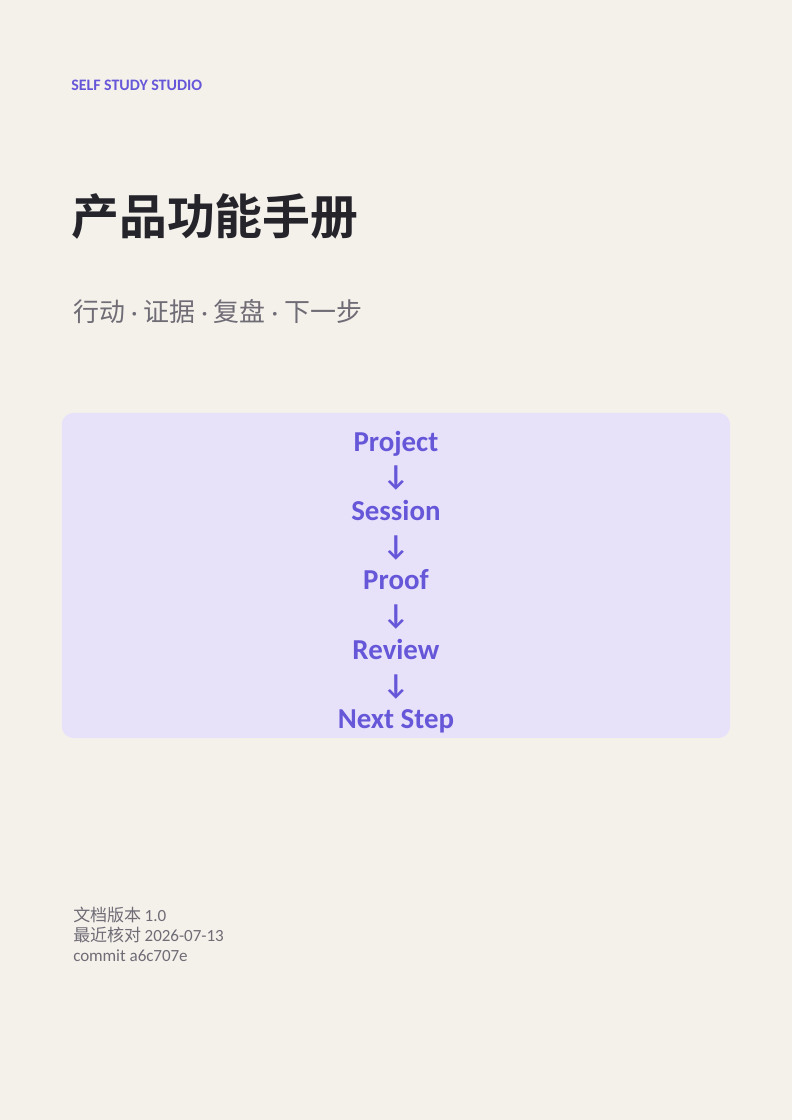
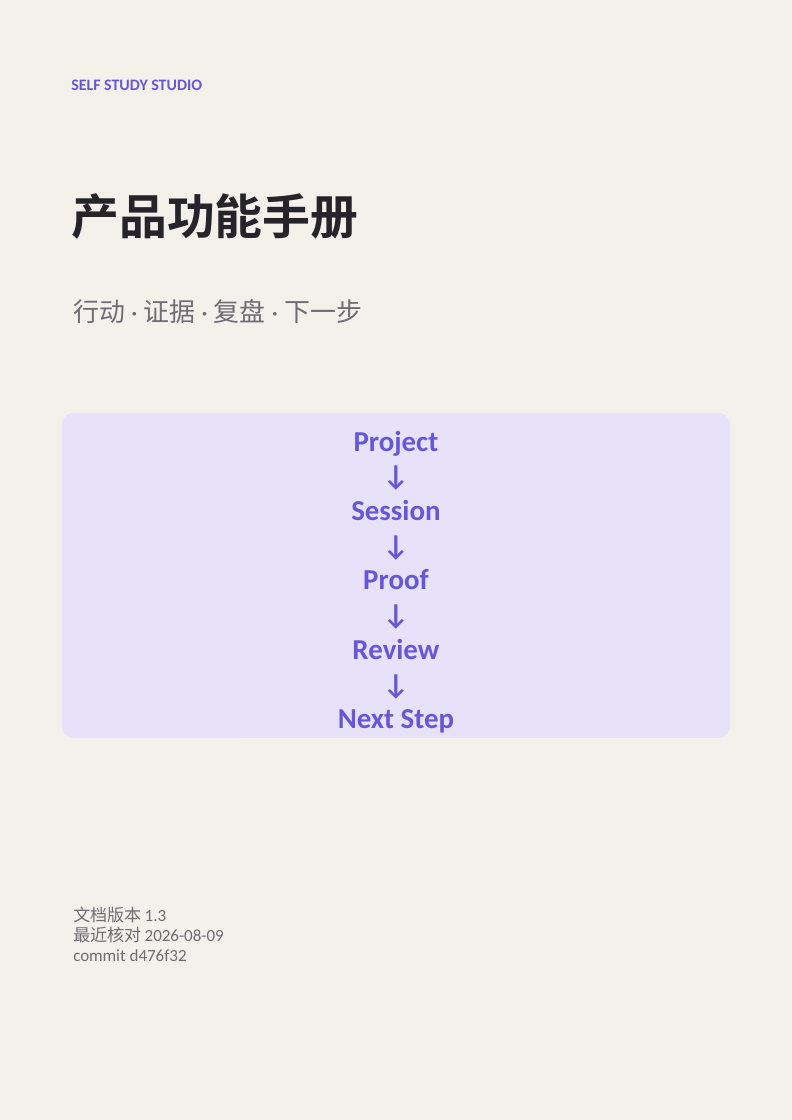
Before and after one commit to Panhe-C/self-study-studio, a slide deck: slide 1 of docs/product-guide/self-study-studio-product-guide-a4.pptx. Drawn at 792x1120 pixels with LibreOffice and Linux fonts; fonts in the diff are those of the drawing. Boxes give left, top, right and bottom in pixels: in the first picture for what was removed or moved away, otherwise in the second. Text is boxed around its words. In the diff, an @@ line names an element or a change of style, - is before the commit and + after.

```diff
--- a/docs/product-guide/self-study-studio-product-guide-a4.pptx
+++ b/docs/product-guide/self-study-studio-product-guide-a4.pptx
@@ text at box(73, 906, 224, 961): text changed @@
-文档版本 1.0
-最近核对 2026-07-13
-commit a6c707e
+文档版本 1.3
+最近核对 2026-08-09
+commit d476f32
```
Also in this commit, not shown: 15 other slides changed, 40 other files.
